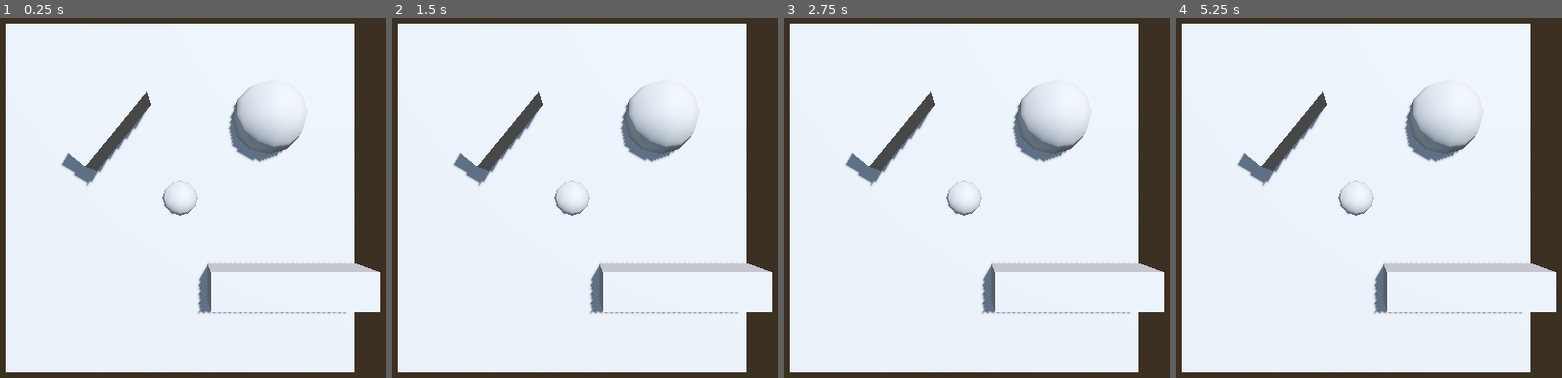
Above: before the commit, frames 1-4 (left to right).
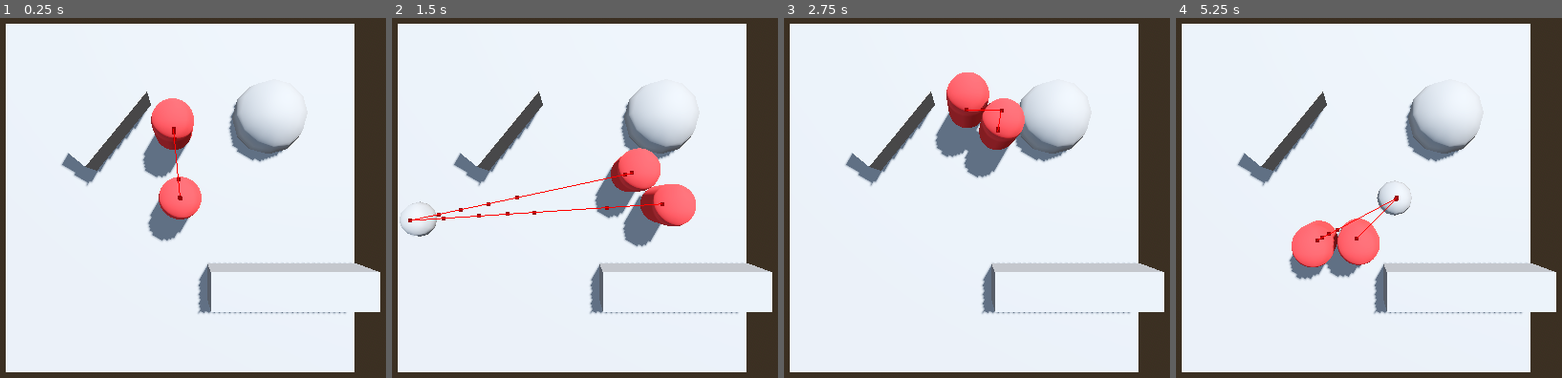
Above: after the commit, the same moments.

Repository: lcrol77/Count-Masters
Game: Godot game, scene res://main.tscn
The game is run twice, just before and just after one commit, with the same random seed, the same clock (stepped at 60 frames per second) and the same inputs.
Inputs (mouse positions are in pixels of both pictures, inside the frame that each line leads up to):
- Up to frame 1 (0.25 s): no input
- Up to frame 2 (1.5 s): tap Enter (ui_accept) at 0.5, 1.35 s; move the mouse to (739, 176) at 0.52 s; hold Enter (ui_accept) 0.53-1.28 s; click (739, 176) at 0.67 s; move the mouse to (419, 219) at 1.27 s; click (419, 219) at 1.42 s
- Up to frame 3 (2.75 s): tap Enter (ui_accept) at 1.52, 1.82 s; move the mouse to (1038, 104) at 2.02 s; hold Enter (ui_accept) from 2.03 s (still down); click (1038, 104) at 2.17 s
- Up to frame 4 (5.25 s): move the mouse to (1318, 284) at 2.77 s; release Enter (ui_accept) at 2.78 s; tap Enter (ui_accept) at 2.85, 3.02, 3.32, 4.35, 4.52, 4.82, 5 s; click (1318, 284) at 2.92 s; move the mouse to (outside the picture) at 3.52 s; hold Enter (ui_accept) 3.53-4.28 s; click (outside the picture) at 3.67 s; move the mouse to (outside the picture) at 4.27 s; click (outside the picture) at 4.42 s; move the mouse to (1396, 198) at 5.02 s; hold Enter (ui_accept) from 5.03 s (still down); click (1396, 198) at 5.17 s

The runs differ from the first frame. In frame 1, 3.7% of the frame differs, in the area x 36-53%, y 22-63%; in frame 2, 4.9%, in the area x 1-79%, y 36-64%; in frame 3, 4.5%; in frame 4, 3.6%.

Commit message:
added logic to handle agent avoidance

Diff:
--- a/main.tscn
+++ b/main.tscn
@@ -28,13 +28,18 @@
 
 [node name="Floor" parent="." instance=ExtResource("1_ig7tw")]
 
-[node name="NavNPC" parent="." instance=ExtResource("2_0xm2m")]
+[node name="NavNPC" parent="." node_paths=PackedStringArray("nav_target") instance=ExtResource("2_0xm2m")]
 transform = Transform3D(1, 0, 0, 0, 1, 0, 0, 0, 1, 0, 0.976458, 0)
-visible = false
+nav_target = NodePath("../MouseFollower")
+
+[node name="NavNPC2" parent="." node_paths=PackedStringArray("nav_target") instance=ExtResource("2_0xm2m")]
+transform = Transform3D(1, 0, 0, 0, 1, 0, 0, 0, 1, -0.243118, 0.976458, -2.51613)
+nav_target = NodePath("../MouseFollower")
 
 [node name="Camera3D" type="Camera3D" parent="."]
 transform = Transform3D(1, 0, 0, 0, -4.37114e-08, 1, 0, -1, -4.37114e-08, 0, 8, 0)
 size = 14.553
 
 [node name="MouseFollower" parent="." node_paths=PackedStringArray("ground_plane") instance=ExtResource("3_h2yge")]
+transform = Transform3D(1, 0, 0, 0, 1, 0, 0, 0, 1, 0, 0.5, 0)
 ground_plane = NodePath("../Floor")
--- a/mouse_follower.gd
+++ b/mouse_follower.gd
@@ -14,4 +14,6 @@
 
 		var result = space_state.intersect_ray(query)
 		if result.size() != 0:
-			print(result)
+			position.x = result.position.x
+			position.z = result.position.z
+			position.y = 0
--- a/nav_npc.gd
+++ b/nav_npc.gd
@@ -1,17 +1,32 @@
 class_name NavNPC extends CharacterBody3D
 
-@onready var navigation_agent_3d: NavigationAgent3D = $NavigationAgent3D
+@export var movement_speed: float = 4.0
+@export var nav_target: Node3D
+@onready var navigation_agent: NavigationAgent3D = get_node("NavigationAgent3D")
 
-func _unhandled_input(event: InputEvent) -> void:
-	if event.is_action_pressed("ui_accept"):
-		var random_position := Vector3.ZERO
-		random_position.x = randf_range(-5,5)
-		random_position.z = randf_range(-5,5)
-		navigation_agent_3d.set_target_position(random_position)
+func _ready() -> void:
+	navigation_agent.velocity_computed.connect(Callable(_on_velocity_computed))
+
+func set_movement_target(movement_target: Vector3) -> void:
+	navigation_agent.target_position = movement_target
+
+func _process(delta: float) -> void:
+	var pos := Vector3.ZERO
+	pos.x = nav_target.position.x
+	pos.z = nav_target.position.z
+	navigation_agent.set_target_position(pos)
 
 func _physics_process(delta: float) -> void:
-	var dest = navigation_agent_3d.get_next_path_position()
-	var l_dest = dest - global_position
-	var dir = l_dest.normalized()
-	velocity = dir * 5
+	if navigation_agent.is_navigation_finished():
+		return
+	var next_path_position: Vector3 = navigation_agent.get_next_path_position()
+	var current_agent_position: Vector3 = global_position
+	var new_velocity: Vector3 = (next_path_position - current_agent_position).normalized() * movement_speed
+	if navigation_agent.avoidance_enabled:
+		navigation_agent.set_velocity(new_velocity)
+	else:
+		_on_velocity_computed(new_velocity)
+
+func _on_velocity_computed(safe_velocity: Vector3)-> void:
+	velocity = safe_velocity
 	move_and_slide()
--- a/nav_npc.tscn
+++ b/nav_npc.tscn
@@ -1,6 +1,9 @@
-[gd_scene load_steps=4 format=3 uid="uid://b47vlv77uy4t1"]
+[gd_scene load_steps=5 format=3 uid="uid://b47vlv77uy4t1"]
 
 [ext_resource type="Script" uid="uid://wst0jxcomd1l" path="res://nav_npc.gd" id="1_ws0pl"]
+
+[sub_resource type="StandardMaterial3D" id="StandardMaterial3D_ws0pl"]
+albedo_color = Color(0.807843, 0.2, 0.2, 1)
 
 [sub_resource type="CapsuleMesh" id="CapsuleMesh_4h57l"]
 
@@ -11,6 +14,7 @@
 script = ExtResource("1_ws0pl")
 
 [node name="MeshInstance3D" type="MeshInstance3D" parent="."]
+material_override = SubResource("StandardMaterial3D_ws0pl")
 mesh = SubResource("CapsuleMesh_4h57l")
 
 [node name="CollisionShape3D" type="CollisionShape3D" parent="."]
@@ -18,8 +22,9 @@
 
 [node name="NavigationAgent3D" type="NavigationAgent3D" parent="."]
 path_desired_distance = 0.75
+target_desired_distance = 1.5
+avoidance_enabled = true
+height = 2.0
+max_speed = 100.0
+use_3d_avoidance = true
 debug_enabled = true
-
-[node name="NavigationAgent3D2" type="NavigationAgent3D" parent="."]
-path_desired_distance = 0.75
-debug_enabled = true
